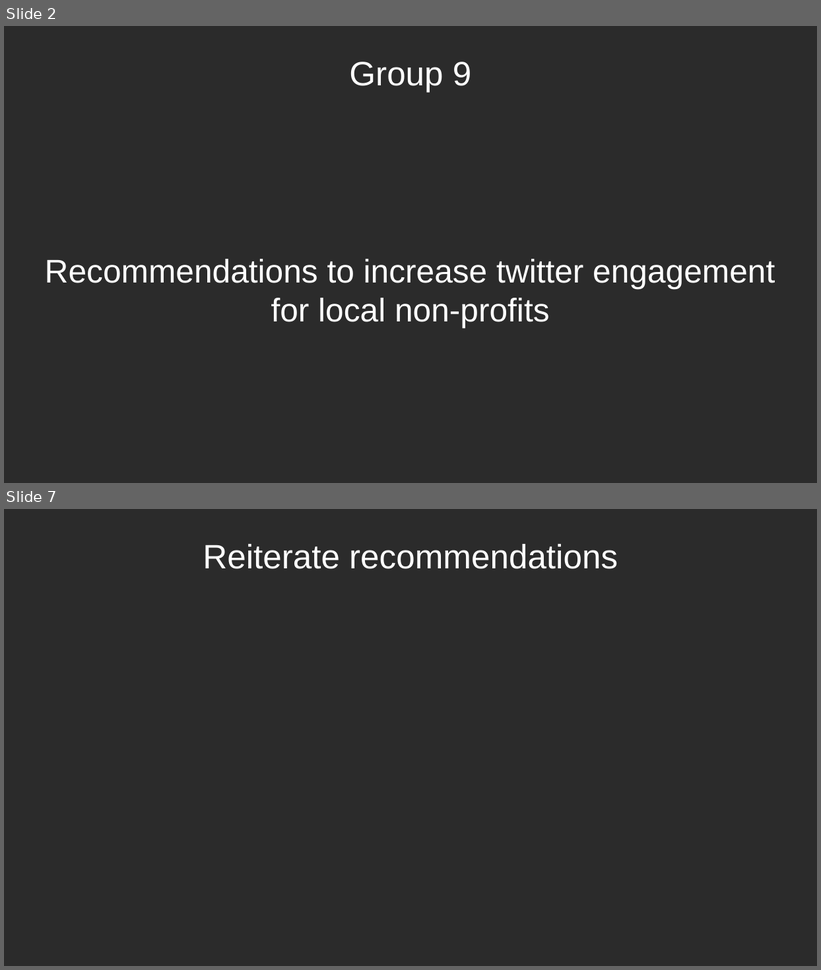
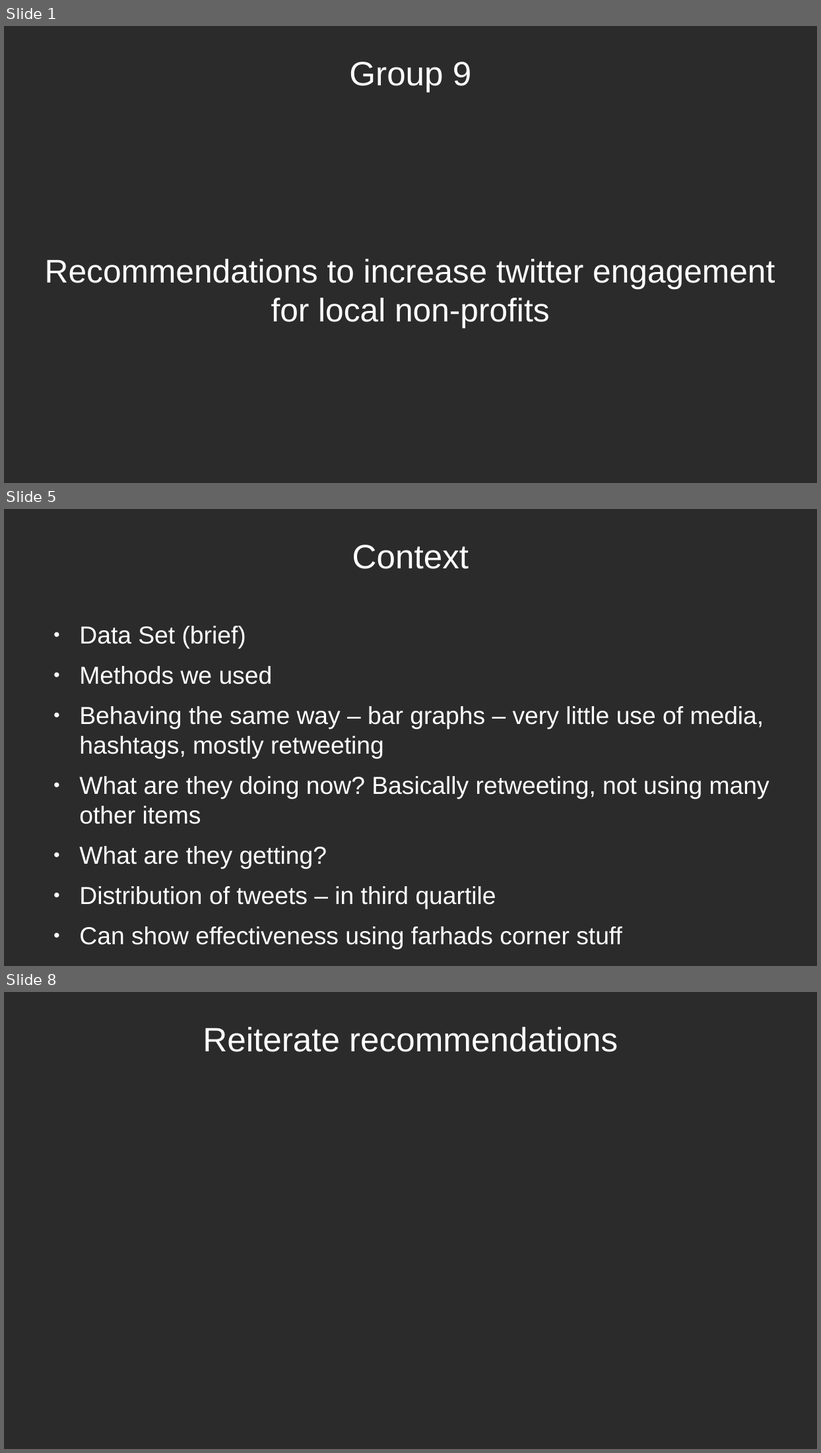
Before and after one commit to douglas-thoms/Datathon-2021-10-16, a slide deck: presentations/group_9_presentation_v1.odp. Shown one above the other, each under a label of ours: slides 2 and 7 before the commit, slides 1, 5 and 8 after it; the slides between them are not shown. The pictures are 821x970 and 821x1453 pixels, drawn with LibreOffice and Linux fonts; fonts in the diff are those of the drawing; background and template pictures are left out; a plain dark background stands for a picture behind light text. Boxes give left, top, right and bottom in pixels: in the first picture for what was removed or moved away, otherwise in the second. Text is boxed around its words. In the diff, an @@ line names an element or a change of style, - is before the commit and + after.

```diff
--- a/presentations/group_9_presentation_v1.odp
+++ b/presentations/group_9_presentation_v1.odp
@@ slide 5 added at [4,509,817,966], background picture (left out) @@
@@ title added at [352,545,469,569], 33 pt, text #FFFFFF @@
+Context
@@ text added at [79,626,770,950], 24 pt, text #FFFFFF @@
+● Data Set (brief)
+● Methods we used
+● Behaving the same way – bar graphs – very little use of media, hashtags, mostly retweeting
+● What are they doing now? Basically retweeting, not using many other items
+● What are they getting?
+● Distribution of tweets – in third quartile
+● Can show effectiveness using farhads corner stuff
@@ what was slide 2 is now slide 1 @@
@@ what was slide 7 is now slide 8 @@
```
Also in this commit, not shown: 3 slides changed, 3 other slides added, 2 slides removed, 2 other files.
